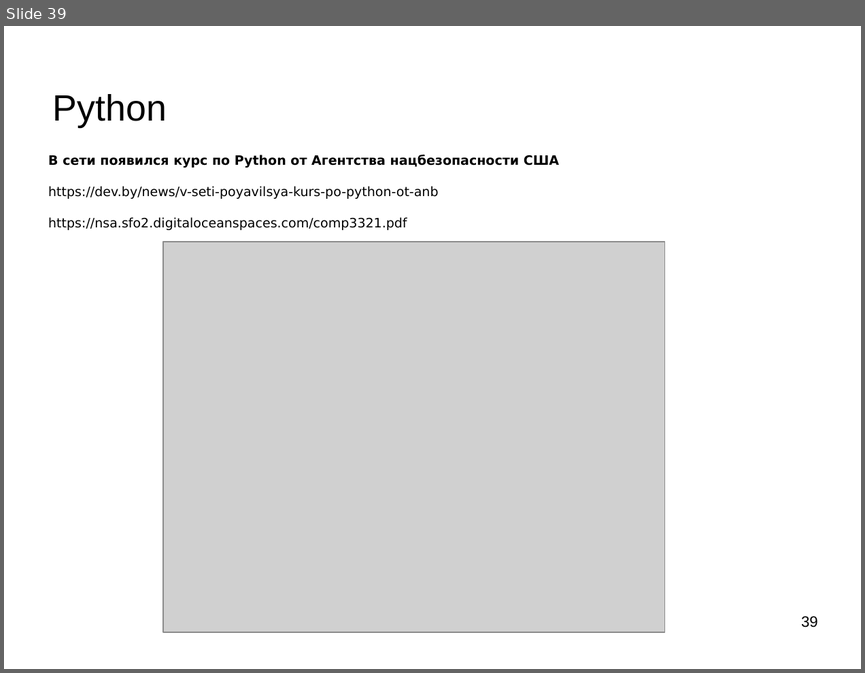
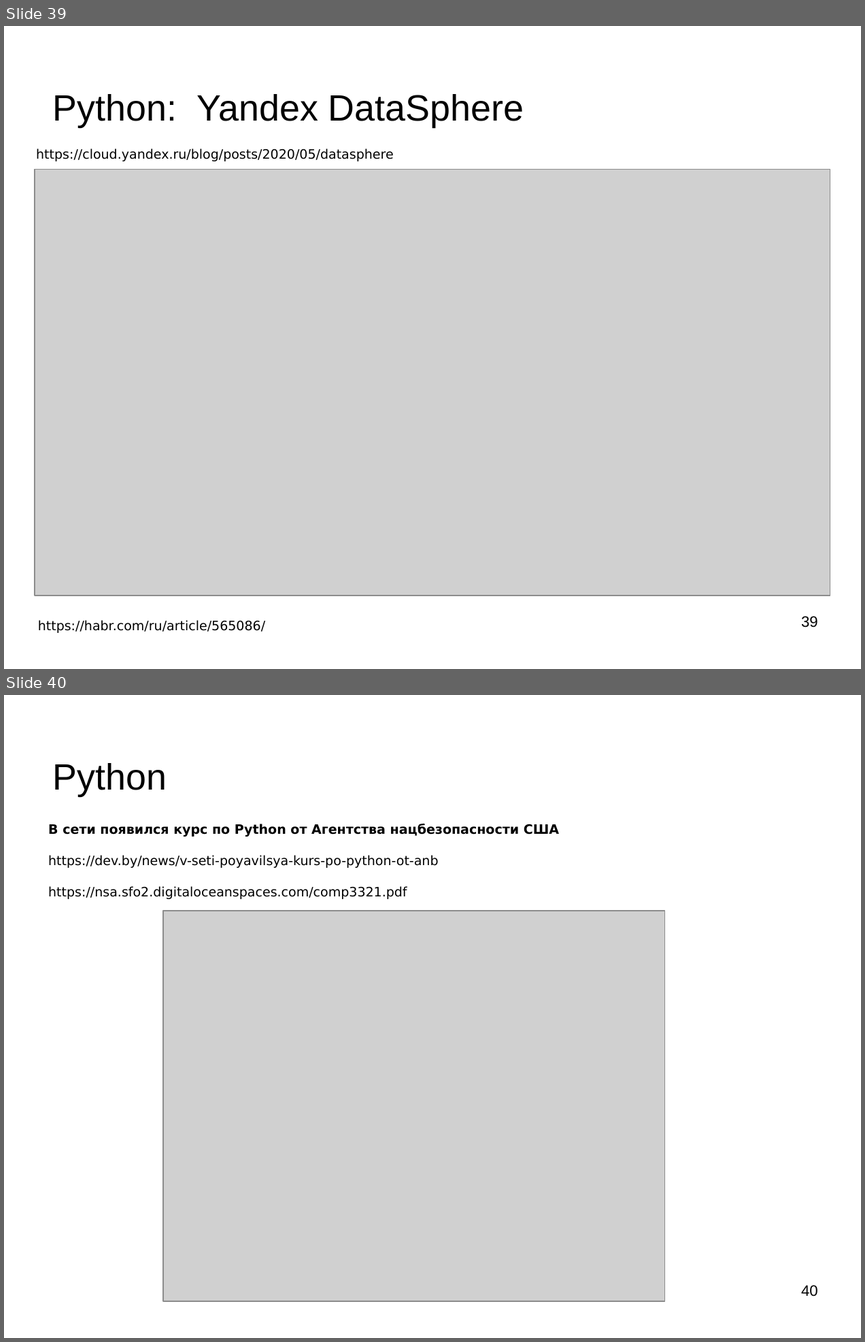
Before and after one commit to mechanoid5/ml_lectorium_legacy, a slide deck: 02-python.odp. Shown one above the other, each under a label of ours: slide 39 before the commit, slides 39 and 40 after it. The pictures are 865x673 and 865x1342 pixels, drawn with LibreOffice and Linux fonts; fonts in the diff are those of the drawing; grey boxes stand for pictures; background and template pictures are left out. Boxes give left, top, right and bottom in pixels: in the first picture for what was removed or moved away, otherwise in the second. Text is boxed around its words. In the diff, an @@ line names an element or a change of style, - is before the commit and + after.

```diff
--- a/02-python.odp
+++ b/02-python.odp
@@ slide 39 added at [4,26,861,669], background picture (left out) @@
@@ title added at [53,94,524,127], 33.9 pt, text #000000 @@
+Python: Yandex DataSphere
@@ text added at [36,148,394,161], 12 pt, text #000000 @@
+https://cloud.yandex.ru/blog/posts/2020/05/datasphere
@@ picture added at [35,169,830,595] @@
@@ page number added at [801,616,818,627], 14 pt, text #000000 @@
+39
@@ text added at [38,620,265,633], 12 pt, text #000000 @@
+https://habr.com/ru/article/565086/
@@ what was slide 39 is now slide 40 @@
@@ page number at [801,1285,818,1296]: text changed @@
-39
+40
```
Also in this commit, not shown: 2 other files.
